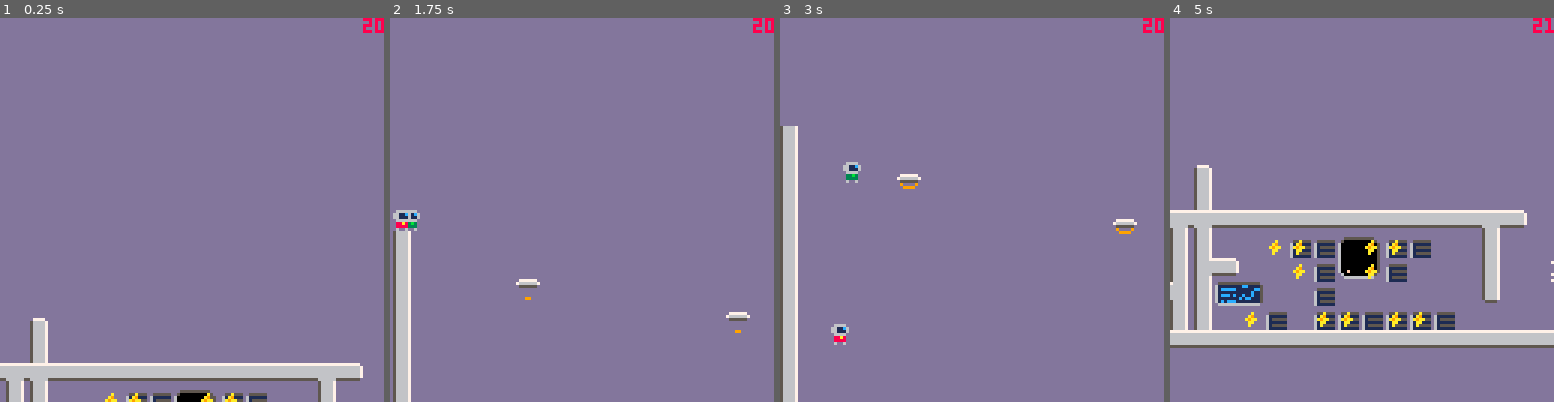
Above: before the commit, frames 1-4 (left to right).
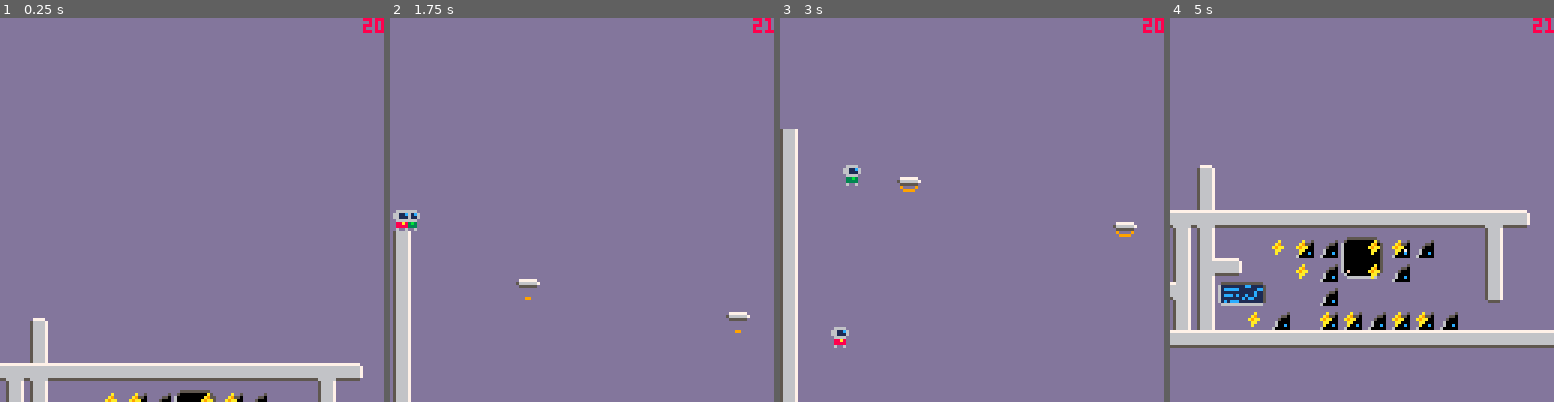
Above: after the commit, the same moments.

Repository: jgradim/gameoff-2020
Game: PICO-8 cartridge moonshot.p8
The game is run twice, just before and just after one commit, with the same random seed, the same clock (stepped at 60 frames per second) and the same inputs.
Inputs:
- Up to frame 1 (0.25 s): no input
- Up to frame 2 (1.75 s): tap X (X key) at 0.33, 1.07 s; tap O (Z key) at 0.7, 1.7 s; hold Right from 1.6 s (still down)
- Up to frame 3 (3 s): tap X (X key) at 1.85, 2.97 s; release Right at 2.1 s; tap O (Z key) at 2.1, 2.5, 2.9 s; hold Up 2.15-2.42 s; hold Right from 2.47 s (still down)
- Up to frame 4 (5 s): release Right at 3.03 s; hold Left 3.08-3.58 s; tap O (Z key) every 0.4 s from 3.3 to 4.9 s; hold Down 3.63-3.97 s; hold Right 4.02-4.68 s; tap X (X key) at 4.08 s; hold Up from 4.73 s (still down)

The runs differ from the first frame. In frame 1, 0.4% of the frame differs, in the area x 32-70%, y 97-100%; in frame 2, less than 0.1%; in frame 3, 0.8%; in frame 4, 7.6%, in the area x 0-100%, y 38-82%.

Commit message:
tiny text

Diff:
--- a/moonshot.p8
+++ b/moonshot.p8
@@ -45,6 +45,7 @@
 
 sp_speech=10
 sp_e_pod=28
+sp_tiny_font=128
 
 ---------------------
 ---player colors---
@@ -254,6 +255,12 @@
  pal()
  draw_fxs()
 
+ --tiny text
+ print_tiny(
+  "diagnostics",
+  60*8+4,24*8,14
+ )
+
  --mechanics
  foreach(mcns,draw)
 
@@ -294,6 +301,13 @@
   deli(all_players,#all_players),
   1
  )
+end
+
+function sprite_coords(tile)
+  return {
+    x=8*(tile%16),
+    y=8*flr(tile/16),
+  }
 end
 
 function init_camera()
@@ -1180,14 +1194,16 @@
 ---lights fxs---
 ----------------
 
-light_masks={2,4,15}
+light_masks={2,4,11,15}
 light_freqs={
- [2]=3,
+ [2]=4,
+ [11]=7,
  [4]=7,
  [15]=11,
 }
 light_seqs={
- [2]={8,9,12,1},
+ [2]={12,12,1,0,1},
+ [11]={12,12,1,0,1},
  [4]={8,9,12,1},
  [15]={8,9,12,1},
 }
@@ -1196,15 +1212,8 @@
  for m in all(light_masks) do
   local f=light_freqs[m]
   local s=light_seqs[m]
-  local c=mid(
-   0,
-   abs(cos(t()/f))*#s\1,
-   #s-2
-  )
-
-  --if c<0 or c>4 then
-  -- printh(m.."/"..c)
-  --end
+  local c=
+   (abs(cos(t()/f))*(#s-1)+.3)\1
 
   pal(m,s[c+1])
  end
@@ -1240,6 +1249,76 @@
   end
   sspr(sx,sy,32,24,x,y)
   pal()
+end
+
+---------------
+---tiny text---
+---------------
+
+-- https://www.1001fonts.com/tinier-font.html
+tiny_font={
+ a={0,0,3,3},
+ b={0,3,3,3},
+ c={0,6,3,3},
+ d={0,9,3,3},
+ e={0,12,3,3},
+ f={0,15,3,3},
+ g={0,18,3,3},
+ h={0,21,3,3},
+ i={3,0,1,3},
+ j={3,3,2,3},
+ k={3,6,3,3},
+ l={3,9,2,3},
+ m={3,12,5,3},
+ n={3,15,4,3},
+ o={3,18,3,3},
+ p={3,21,2,3},
+ q={8,0,3,3},
+ r={8,3,3,3},
+ s={8,6,3,3},
+ t={8,9,3,3},
+ u={8,12,3,3},
+ v={8,15,3,3},
+ w={8,18,5,3},
+ x={8,21,3,3},
+ y={11,0,3,3},
+ z={11,3,3,3},
+ [1]={11,6,2,3},
+ [2]={11,3,3,3}, -- z
+ [3]={11,9,3,3},
+ [4]={11,12,3,3},
+ [5]={8,6,3,3},  -- s
+ [6]={11,15,3,3},
+ [7]={13,18,3,3},
+ [8]={11,21,3,3},
+ [9]={13,2,3,3},
+ [0]={13,6,3,3},
+
+ [" "]={4,0,3,3},
+}
+
+function print_tiny(str,x,y,c)
+ local chars=split(str,"")
+ local sc=sprite_coords(sp_tiny_font)
+ local cursor=0
+
+ for char in all(chars) do
+  local r=tiny_font[char]
+  --pal(14,2)
+  --sspr(
+  --  sc.x+r[1],sc.y+r[2],
+  --  r[3],r[4],
+  --  x+cursor-1,y+1
+  --)
+  pal(14,c or 14)
+  sspr(
+    sc.x+r[1],sc.y+r[2],
+    r[3],r[4],
+    x+cursor,y
+  )
+  pal()
+  cursor+=r[3]+1
+ end
 end
 
 -->8
@@ -1586,6 +1665,46 @@
  bass_2bars={i=8,o=0,l=32},
  bass_4bars={i=9,o=0,l=32},
 }
+
+-->8
+--screens
+
+---------------
+---main title--
+---------------
+
+function init_title_screen()
+ return {
+
+ }
+end
+
+---------------
+---game over---
+---------------
+…(23 lines of a section not shown)…
 
 
 
@@ -1808,14 +1927,14 @@
 4240404040404040404040404040404040404040404040404040404040404040404040404040404040404040404040404040404040404040404040404040404040404040404040404040404040404040404040404040404040404040404040404040404040404040404040404040404040404040404040404040404040404040
 4240404040404040404040404040404040404040404040404040404040404040404040404040404040404040404040404040404040404040404040404040404040404040404040404040404040404040404040404040404040404040404040404040404040404040404040404040404040404040404040404040404040404040
 4240404040404040404040404040404040404040404040404040404040404040404040404040404040404040404040404040404040404040404040404040404040404040404040404040404040404040404040404040404040404040404040404040404040404040404040404040404040404040404040404040404040404040
-424040404040404040404040404040404040404040404040404040404040406240404040404040404040404040404040400d0d0d0d0d0d40424040404040404040404040404040404040404040404040404040404040404040404040404040404040404040404040404040404040404040404040404040404040404040404040
-424040404040404040404040404040404040404040404040404040404040404240404040404040404040404040404040400d0d0d0d0d0d40715050505050506040404040404040404040404040404040404040404040404040404040404040404040404040404040404040404040404040404040404040404040404040404040
-424040404040404040404040404040404040404040404040404040404051606050505050505050505050506041404040400d0d0d0d0d0d40424d4f404040404240404040404040404040404040404040404040404040404040404040404040404040404040404040404040404040404040404040404040404040404040404040
-424040404040404040404040404040404040404040404040404040404040424240404045454d4f4545404042404040405150505050505050615d5f4040400e4240404040404040404040404040404040404040404040404040404040404040404040404040404040404040404040404040404040404040404040404040404040
-424040404040404040404040404040404040404040404040404040404040427141404040456d6f454040404240400c404d4e4e4e4e4e4e4f425d5f405148506140404040404040404040404040404040404040404040404040404040404040404040404040404040404040404040404040404040404040404040404040404040
-42404040404040405a4b404040404040404040404040404040404040515061424a5b40404540404040404052404040406d6e6e6e6e6e6e6f426d6f40407b5c4740404040404040404040404040404040404040404040404040404040404040404040404040404040404040404040404040404040404040404040404040404040
-4240404040404040404040404040404040404040404040404040404040404242404045404545454545454040404040404040404040404040404040404040404240404040404040404040404040404040404040404040404040404040404040404040404040404040404040404040404040404040404040404040404040404040
-5050505050505050505050505050505050505050505050505050505050505050505050505050505050505050505050505050505050505050505050505050505050505040404040404040404040404040404040404040404040404040404040404040404040404040404040404040404040404040404040404040404040404040
+424040404040404040404040404040404040404040404040404040404040406240404040404040404040404040404040400d0d0d0d0d0d40435050505050505050504440404040404040404040404040404040404040404040404040404040404040404040404040404040404040404040404040404040404040404040404040
+424040404040404040404040404040404040404040404040404040404040404240404040404040404040404040404040400d0d0d0d0d0d40424d4e4f4040404040404240404040404040404040404040404040404040404040404040404040404040404040404040404040404040404040404040404040404040404040404040
+424040404040404040404040404040404040404040404040404040404051606050505050505050505050506041404040400d0d0d0d0d0d40425d5e5f4040404040404240404040404040404040404040404040404040404040404040404040404040404040404040404040404040404040404040404040404040404040404040
+424040404040404040404040404040404040404040404040404040404040424240404045454d4f4545404042404040405150505050505050615d5e5f40404040400e4240404040404040404040404040404040404040404040404040404040404040404040404040404040404040404040404040404040404040404040404040
+424040404040404040404040404040404040404040404040404040404040427141404040456d6f454040404240400c404d4e4e4e4e4e4e4f425d5e5f4051485050506140404040404040404040404040404040404040404040404040404040404040404040404040404040404040404040404040404040404040404040404040
+42404040404040405a4b404040404040404040404040404040404040515061424a5b40404540404040404052404040406d6e6e6e6e6e6e6f426d6e6f40407b5c6a4c6840404040404040404040404040404040404040404040404040404040404040404040404040404040404040404040404040404040404040404040404040
+4240404040404040404040404040404040404040404040404040404040404242404045404545454545454040404040404040404040404040404040404040404040404240404040404040404040404040404040404040404040404040404040404040404040404040404040404040404040404040404040404040404040404040
+5050505050505050505050505050505050505050505050505050505050505050505050505050505050505050505050505050505050505050505050505050505050505440404040404040404040404040404040404040404040404040404040404040404040404040404040404040404040404040404040404040404040404040
 4040404040404040404040404040404040404040404040404040404040404040404040404040404040404040404040404040404040404040404040404040404040404040404040404040404040404040404040404040404040404040404040404040404040404040404040404040404040404040404040404040404040404040
 4040404040404040404040404040404040404040404040404040404040404040404040404040404040404040404040404040404040404040404040404040404040404040404040404040404040404040404040404040404040404040404040404040404040404040404040404040404040404040404040404040404040404040
 
Not shown, changed: 102 lines of the sprite sheet (__gfx__) section of moonshot.p8
Not shown, changed: res/moonshot.aseprite
